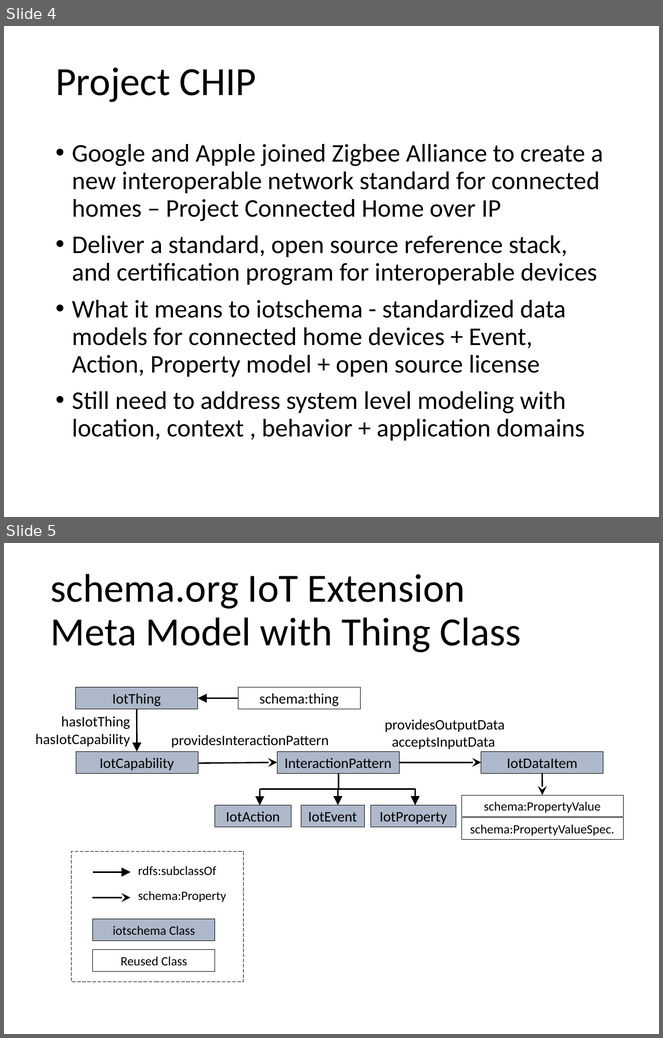
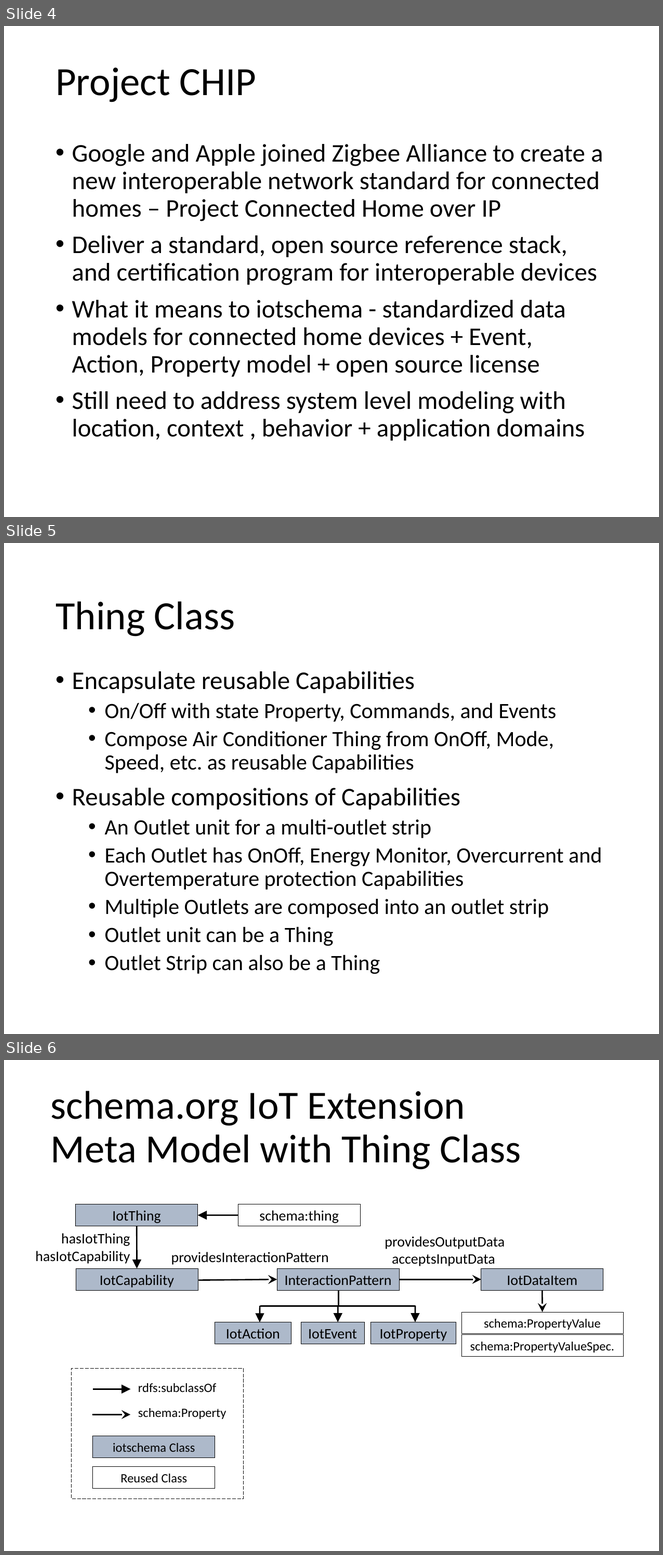
Before and after one commit to iot-schema-collab/teleconferences, a slide deck: iotschema-20200220.pptx. Shown one above the other, each under a label of ours: slides 4 and 5 before the commit, slides 4, 5 and 6 after it. The pictures are 663x1038 and 663x1555 pixels, drawn with LibreOffice and Linux fonts; fonts in the diff are those of the drawing. Boxes give left, top, right and bottom in pixels: in the first picture for what was removed or moved away, otherwise in the second. Text is boxed around its words. In the diff, an @@ line names an element or a change of style, - is before the commit and + after.

Commit message:
Update slides
add Thing Class slide

```diff
--- a/iotschema-20200220.pptx
+++ b/iotschema-20200220.pptx
@@ slide 5 added at [4,543,659,1034], background #FFFFFF @@
@@ title added at [55,601,235,637], 44 pt, text #000000 @@
+Thing Class
@@ text added at [72,671,602,975], 24 pt, text #000000 @@
+• Encapsulate reusable Capabilities
+  • On/Off with state Property, Commands, and Events
+  • Compose Air Conditioner Thing from OnOff, Mode, Speed, etc. as reusable Capabilities
+• Reusable compositions of Capabilities
+  • An Outlet unit for a multi-outlet strip
+  • Each Outlet has OnOff, Energy Monitor, Overcurrent and Overtemperature protection Capabilities
+  • Multiple Outlets are composed into an outlet strip
+  • Outlet unit can be a Thing
+  • Outlet Strip can also be a Thing
@@ what was slide 5 is now slide 6 @@
```
Also in this commit, not shown: 1 other file.
